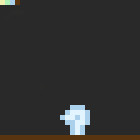
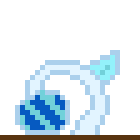
Comparing the layer stacks of the two 140x140 images. Changes:
showed "Watermelon 4" over [15, 50, 120, 135]
hid "Watermelon 1" over [60, 105, 90, 135]
hid "palette" over [0, 0, 45, 90]
hid "Layer 0" over [0, 0, 140, 135]
